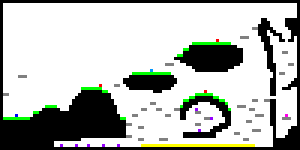
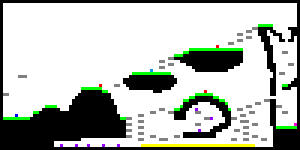
Before/after of a 300px x 150px layered artwork. What changed in the layer stack:
painted on "Layer 1" over [126, 18, 297, 141]
